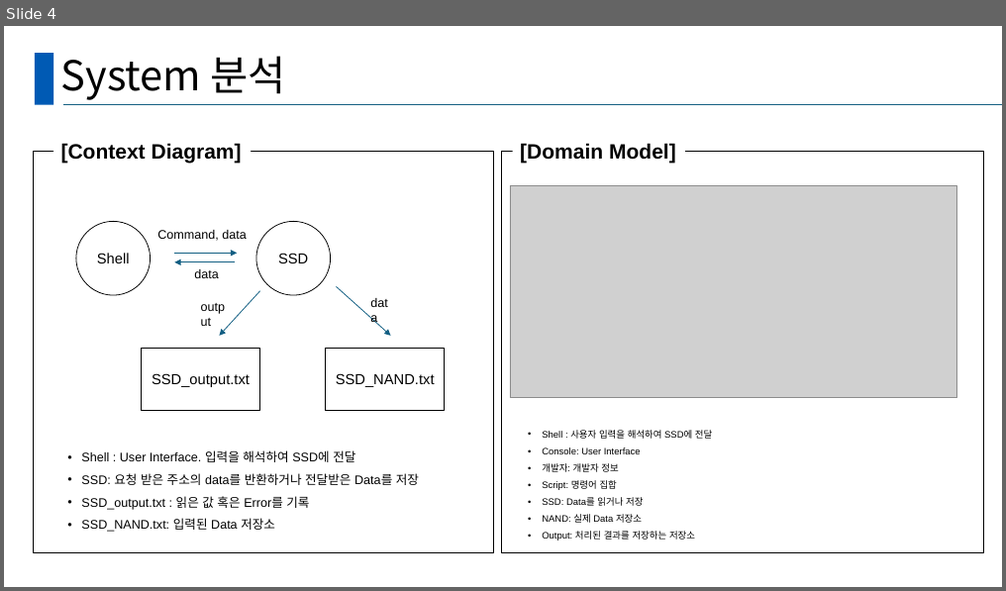
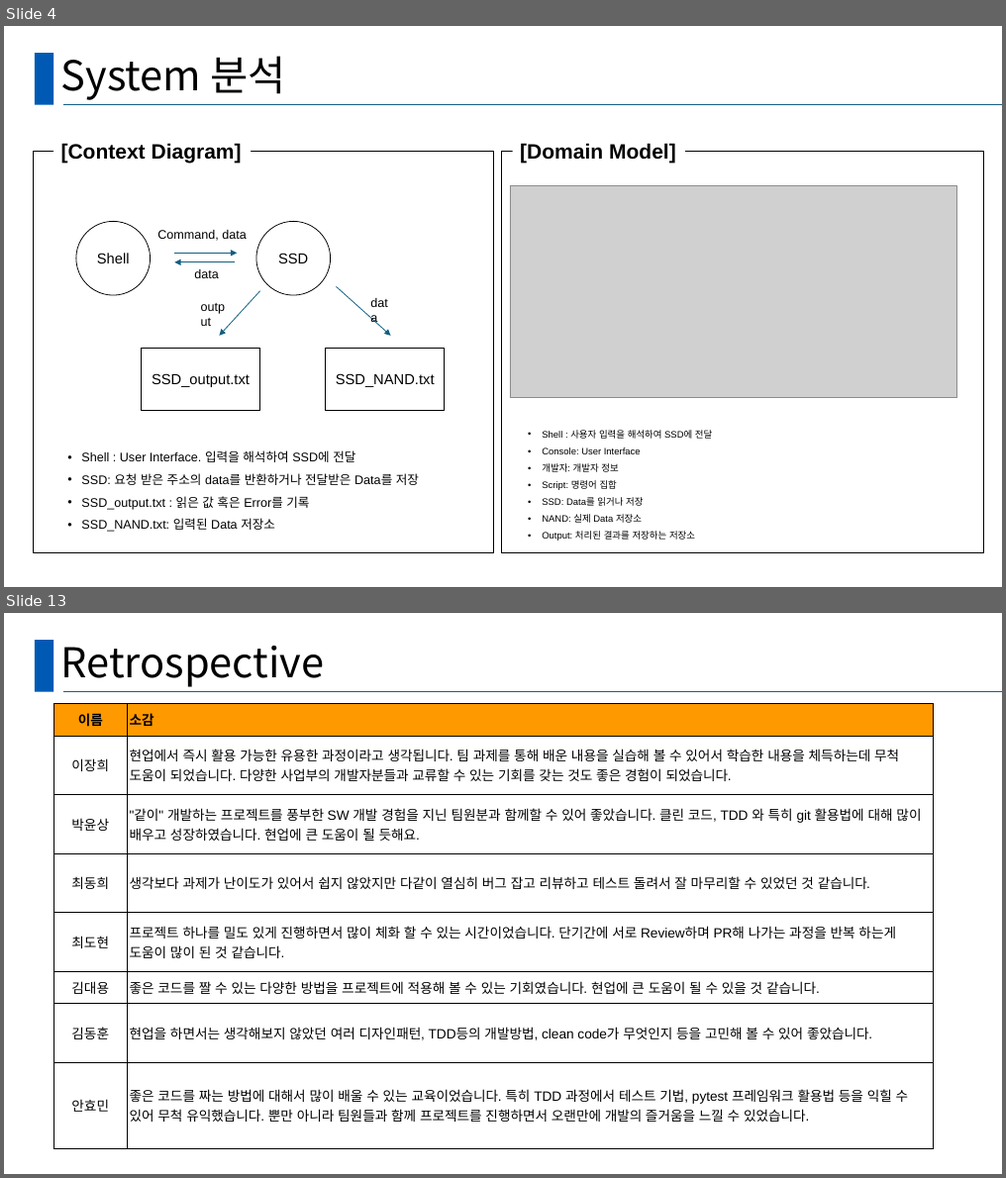
Before and after one commit to Hyominii/ssd, a slide deck: SSD_B_BestReviewer.pptx. Shown one above the other, each under a label of ours: slide 4 before the commit, slides 4 and 13 after it; the slides between them are not shown. The pictures are 1006x591 and 1006x1178 pixels, drawn with LibreOffice and Linux fonts; fonts in the diff are those of the drawing; grey boxes stand for pictures. Boxes give left, top, right and bottom in pixels: in the first picture for what was removed or moved away, otherwise in the second. Text is boxed around its words. In the diff, an @@ line names an element or a change of style, - is before the commit and + after.

```diff
--- a/SSD_B_BestReviewer.pptx
+++ b/SSD_B_BestReviewer.pptx
@@ slide 13 added at [4,613,1002,1174], background #FFFFFF; not listed: 2 template elements that a slide beside it also shows @@
@@ title added at [61,645,325,687], 39.6 pt, text #000000 @@
+Retrospective
@@ table added at [54,703,933,1149], 8 rows, 2 columns @@
+이름 | 소감
+이장희 | 현업에서 즉시 활용 가능한 유용한 과정이라고 생각됩니다. 팀 과제를 통해 배운 내용을 실습해 볼 수 있어서 학습한 내용을 체득하는데 무척 도움이 되었습니다. 다양한 사업부의 개발자분들과 교류할 수 있는 기회를 갖는 것도 좋은 경험이 되었습니다.
+박윤상 | "같이" 개발하는 프로젝트를 풍부한 SW 개발 경험을 지닌 팀원분과 함께할 수 있어 좋았습니다. 클린 코드, TDD 와 특히 git 활용법에 대해 많이 배우고 성장하였습니다. 현업에 큰 도움이 될 듯해요.
+최동희 | 생각보다 과제가 난이도가 있어서 쉽지 않았지만 다같이 열심히 버그 잡고 리뷰하고 테스트 돌려서 잘 마무리할 수 있었던 것 같습니다.
+최도현 | 프로젝트 하나를 밀도 있게 진행하면서 많이 체화 할 수 있는 시간이었습니다. 단기간에 서로 Review하며 PR해 나가는 과정을 반복 하는게 도움이 많이 된 것 같습니다.
+김대용 | 좋은 코드를 짤 수 있는 다양한 방법을 프로젝트에 적용해 볼 수 있는 기회였습니다. 현업에 큰 도움이 될 수 있을 것 같습니다.
+김동훈 | 현업을 하면서는 생각해보지 않았던 여러 디자인패턴, TDD등의 개발방법, clean code가 무엇인지 등을 고민해 볼 수 있어 좋았습니다.
+안효민 | 좋은 코드를 짜는 방법에 대해서 많이 배울 수 있는 교육이었습니다. 특히 TDD 과정에서 테스트 기법, pytest 프레임워크 활용법 등을 익힐 수 있어 무척 유익했습니다. 뿐만 아니라 팀원들과 함께 프로젝트를 진행하면서 오랜만에 개발의 즐거움을 느낄 수 있었습니다.
```
Also in this commit, not shown: 4 slides changed, 7 other slides added, 4 slides removed.
